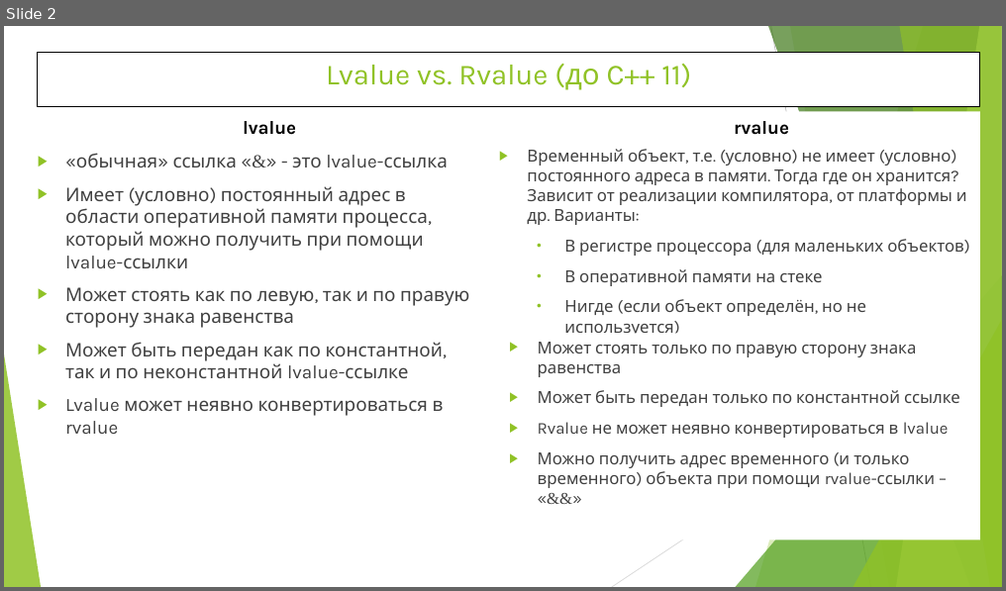
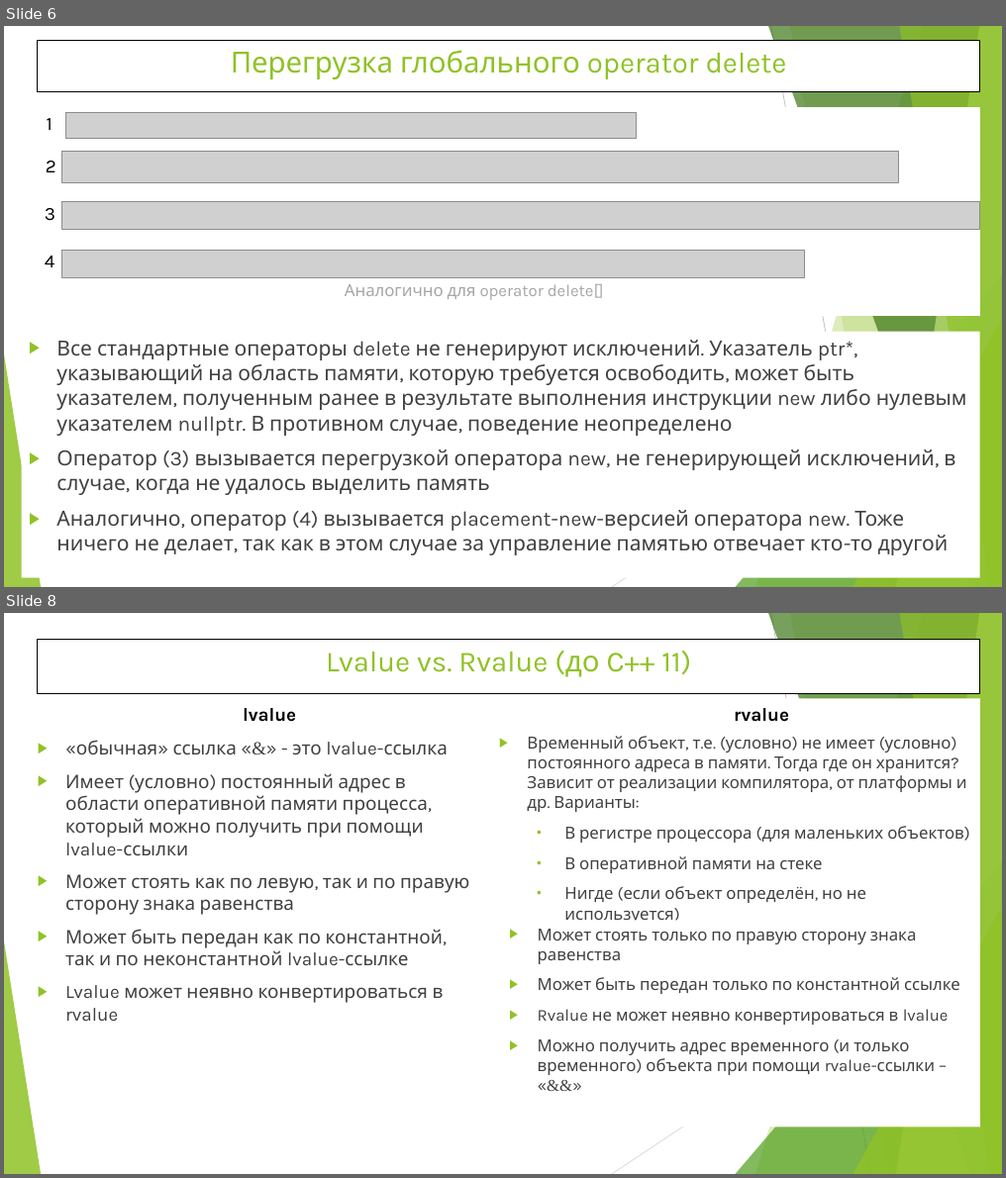
Before and after one commit to WhiteCatStudies/lectures, a slide deck: pt1/lectures/lecture6/lecture6.pptx. Shown one above the other, each under a label of ours: slide 2 before the commit, slides 6 and 8 after it; the slides between them are not shown. The pictures are 1006x591 and 1006x1178 pixels, drawn with LibreOffice and Linux fonts; fonts in the diff are those of the drawing; grey boxes stand for pictures. Boxes give left, top, right and bottom in pixels: in the first picture for what was removed or moved away, otherwise in the second. Text is boxed around its words. In the diff, an @@ line names an element or a change of style, - is before the commit and + after.

Commit message:
Lecture 6: new and delete overloading

```diff
--- a/pt1/lectures/lecture6/lecture6.pptx
+++ b/pt1/lectures/lecture6/lecture6.pptx
@@ slide 6 added at [4, 26, 1002, 587], background #FFFFFF; not listed: 10 template elements that a slide beside it also shows @@
@@ title added at [37, 40, 980, 92], fill #FFFFFF, outline #000000 0.75 pt, 28 pt, text #90C226 @@
+Перегрузка глобального operator delete
@@ rectangle added at [26, 107, 980, 316], fill #FFFFFF, outline #FFFFFF 1.5 pt @@
@@ picture added at [66, 113, 637, 138] @@
@@ text added at [47, 118, 53, 130], 18 pt, text #000000 @@
+1
@@ text added at [46, 161, 56, 173], 18 pt, text #000000 @@
+2
@@ picture added at [62, 151, 899, 183] @@
@@ picture added at [62, 201, 980, 230] @@
@@ text added at [45, 208, 55, 221], 18 pt, text #000000 @@
+3
@@ text added at [45, 256, 55, 268], 18 pt, text #000000 @@
+4
@@ picture added at [62, 250, 804, 277] @@
@@ text added at [345, 284, 604, 300], 16 pt, text #A6A6A6 @@
+Аналогично для operator delete[]
@@ text added at [21, 332, 980, 578], fill #FFFFFF, 20 pt, text #404040 @@
+▶ Все стандартные операторы delete не генерируют исключений. Указатель ptr*, указывающий на область памяти, которую требуется освободить, может быть указателем, полученным ранее в результате выполнения инструкции new либо нулевым указателем nullptr. В противном случае, поведение неопределено
+▶ Оператор (3) вызывается перегрузкой оператора new, не генерирующей исключений, в случае, когда не удалось выделить память
+▶ Аналогично, оператор (4) вызывается placement-new-версией оператора new. Тоже ничего не делает, так как в этом случае за управление памятью отвечает кто-то другой
@@ what was slide 2 is now slide 8 @@
```
Also in this commit, not shown: 1 slide changed, 5 other slides added, 35 other files.
